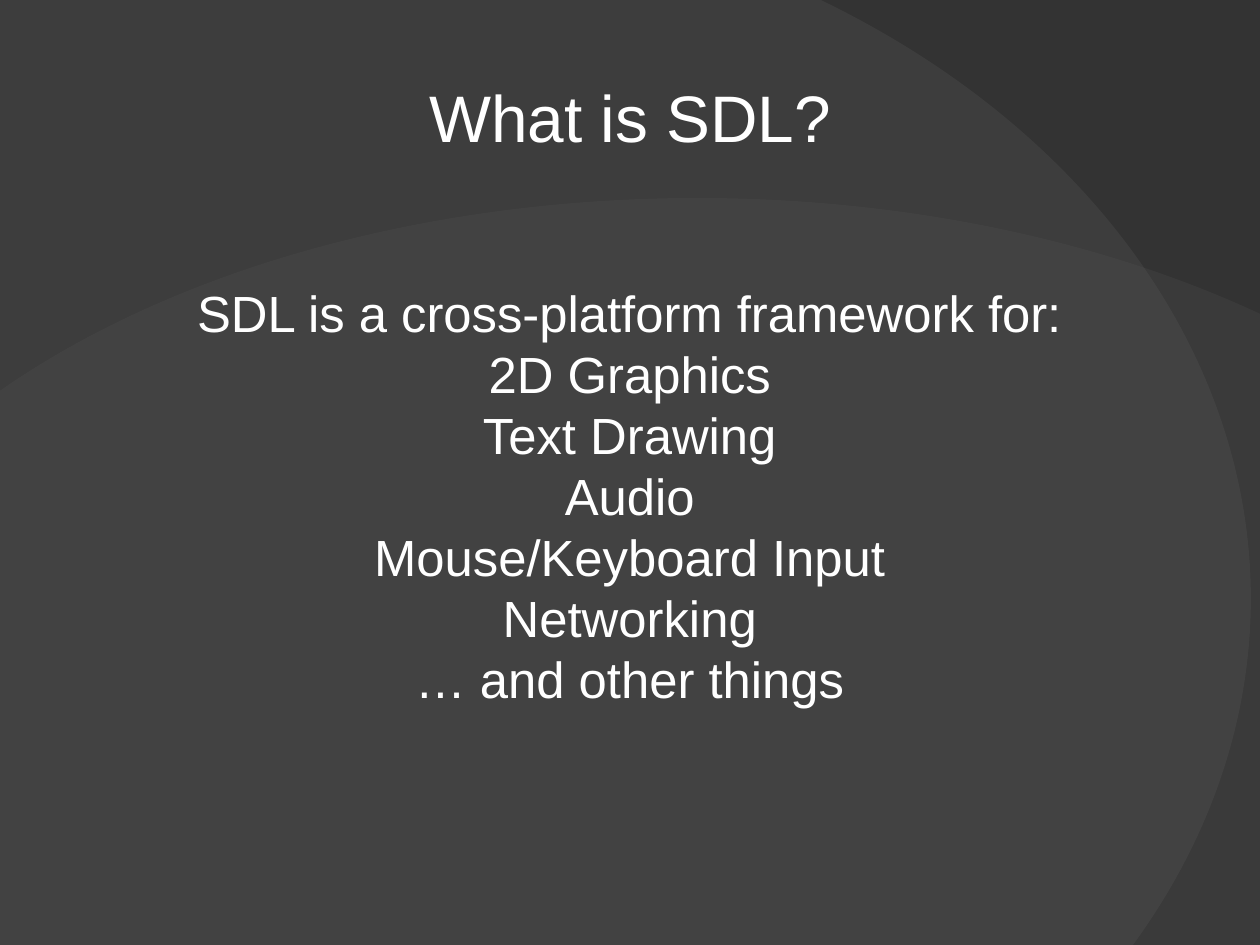
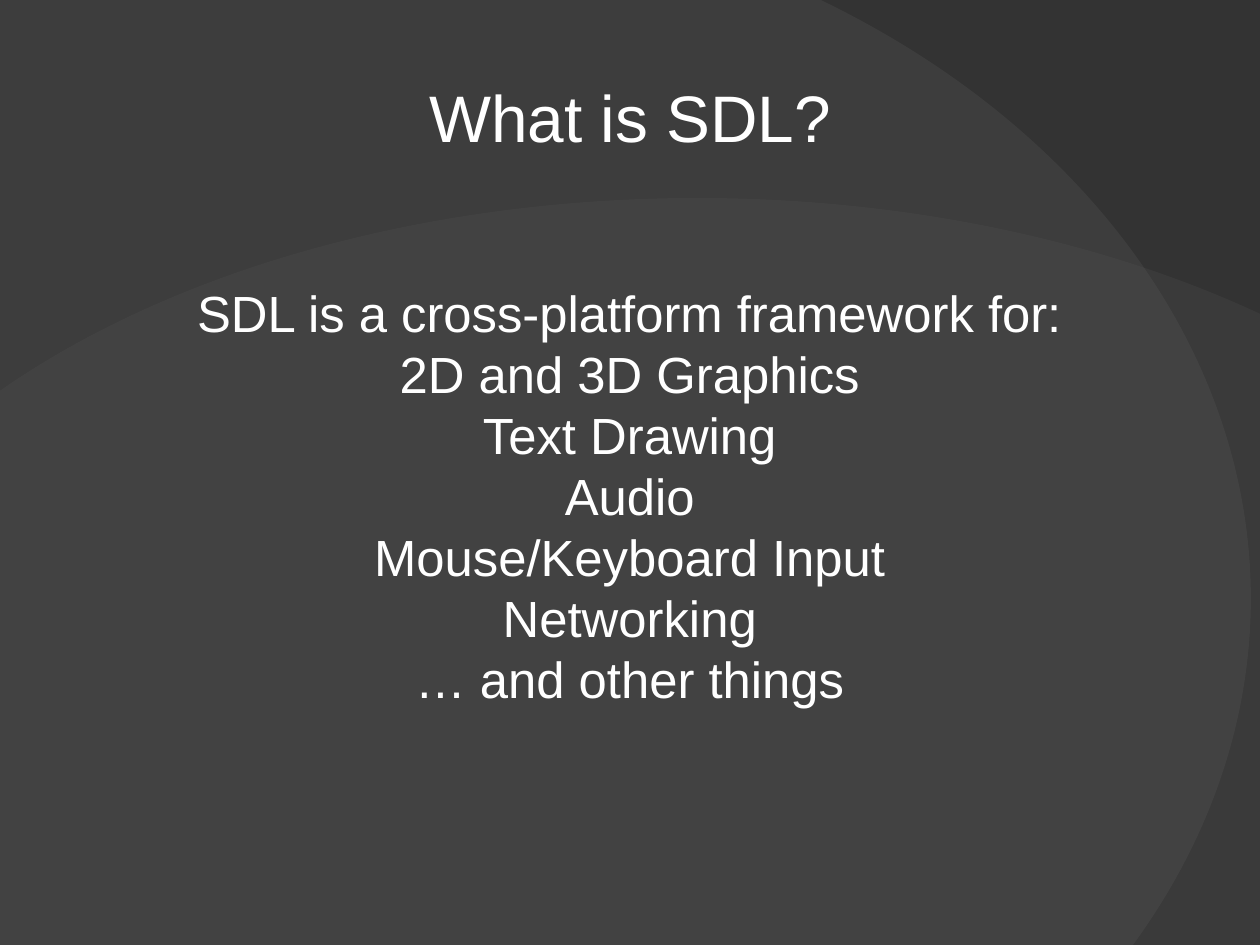
Before and after one commit to Xangis/SDLSample, a slide deck: slide 2 of Presentation/BuildingThingsWithSDL.odp. Drawn at 1260x945 pixels with LibreOffice and Linux fonts; fonts in the diff are those of the drawing; background and template pictures are left out. Boxes give left, top, right and bottom in pixels: in the first picture for what was removed or moved away, otherwise in the second. Text is boxed around its words. In the diff, an @@ line names an element or a change of style, - is before the commit and + after.

Commit message:
Update presentation.

```diff
--- a/Presentation/BuildingThingsWithSDL.odp
+++ b/Presentation/BuildingThingsWithSDL.odp
@@ subtitle at bbox=[400, 356, 859, 404]: text changed @@
-2D Graphics
+2D and 3D Graphics
```
